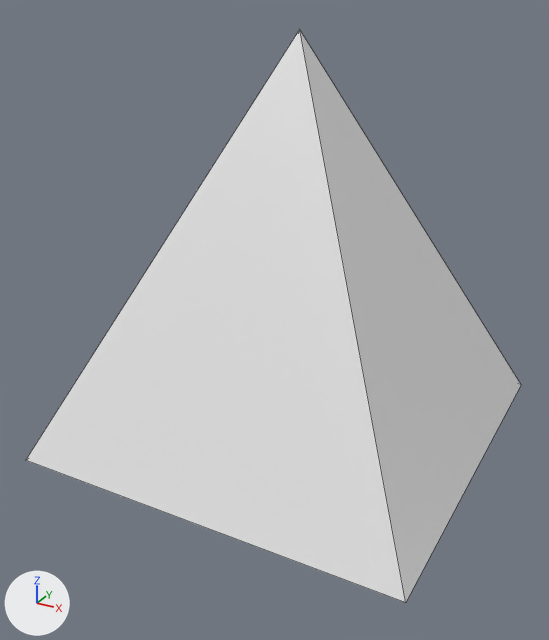
The FBX model Assets/Resources/PiramidMenu.fbx, before and after one commit.
The view is the same before and after, from a 50 mm camera at (-6.16, -0.34, 5.76) aimed at (-7.84, 2.71, 4.23). Lighting does not change. The marker at lower left points along +X, +Y and +Z. Mesh edges are drawn as thin lines. Where no turn or scale is listed for an object, it has been applied to the vertices.

Script lines for the objects in view, before the commit:
```python
me_cube_001 = bpy.data.meshes.new('Cube.001')
me_cube_001.from_pydata([(1.0, 1.0, -1.0), (1.0, -1.0, -1.0), (-1.0, -1.0, -1.0), (-1.0, 1.0, -1.0), (0.0, 0.0, 1.0)], [], [(0, 1, 2, 3), (4, 1, 0), (4, 2, 1), (4, 3, 2), (4, 0, 3)])
ob_cube = bpy.data.objects.new('Cube', me_cube_001)
ob_cube.location = (-7.807, 2.879, 4.582)
```
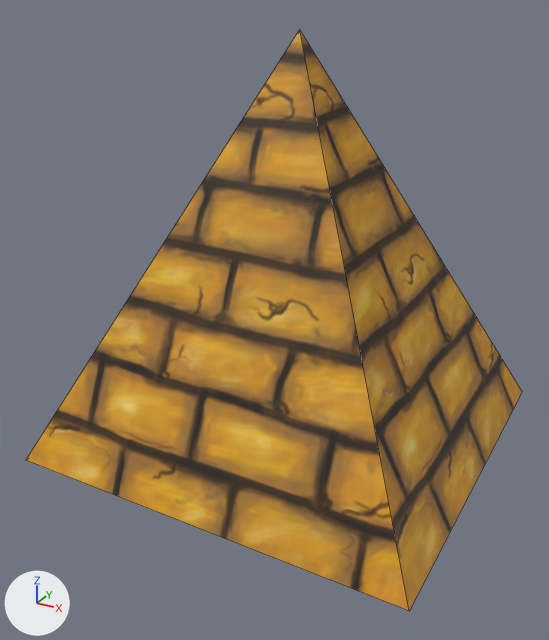
The newer file is also turned or shifted as a whole; pictures and numbers use the older file's frame.

What differs and where, as boxes (x1, y1, x2, y2) in the pictures (549 x 640 px; the box of a moved part takes in the faces that stretch with it):
'Cube', recoloured, reshaped, surface changed (white to orange): before (26, 29, 521, 603); after (26, 29, 522, 611)
part 1 of me_cube_001, moved or reshaped: before (26, 29, 521, 603); after (26, 29, 522, 611)

What changed in the scene script:
```text
Add img_textura_piram2_0_jpg:
    img_textura_piram2_0_jpg = load_image('textura_piram2_0.jpg', 'Images/textura_piram2_0.jpg', 512, 512, 'sRGB')
Add mat_material_001:
    mat_material_001 = principled_material('Material.001')
    mat_material_001.texture = img_textura_piram2_0_jpg
    mat_material_001.roughness = 0.69
Change me_cube_001:
    used by ob_cube; location = (-7.807, 2.879, 4.582)
    remove me_cube_001.from_pydata(...)  # 5 vertices, 5 faces; spans x -1.0..1.0, y -1.0..1.0, z -1.0..1.0
    add me_cube_001.from_pydata(...)  # 5 vertices, 5 faces; spans x -1.0..1.01, y -1.0..1.02, z -1.05..1.0
    me_cube_001 part 1
    me_cube_001.vertices[0].co: (1.0, 1.0, -1.0) -> (1.01, 1.02, -1.05)  # pixel (521, 384) -> pixel (522, 391)
    me_cube_001.vertices[1].co: (1.0, -1.0, -1.0) -> (1.01, -0.98, -1.05)  # pixel (405, 602) -> pixel (409, 611)
    me_cube_001 part 2: texture (UV) coordinates changed
    add me_cube_001.materials.append(mat_material_001)  # picture img_textura_piram2_0_jpg
```
